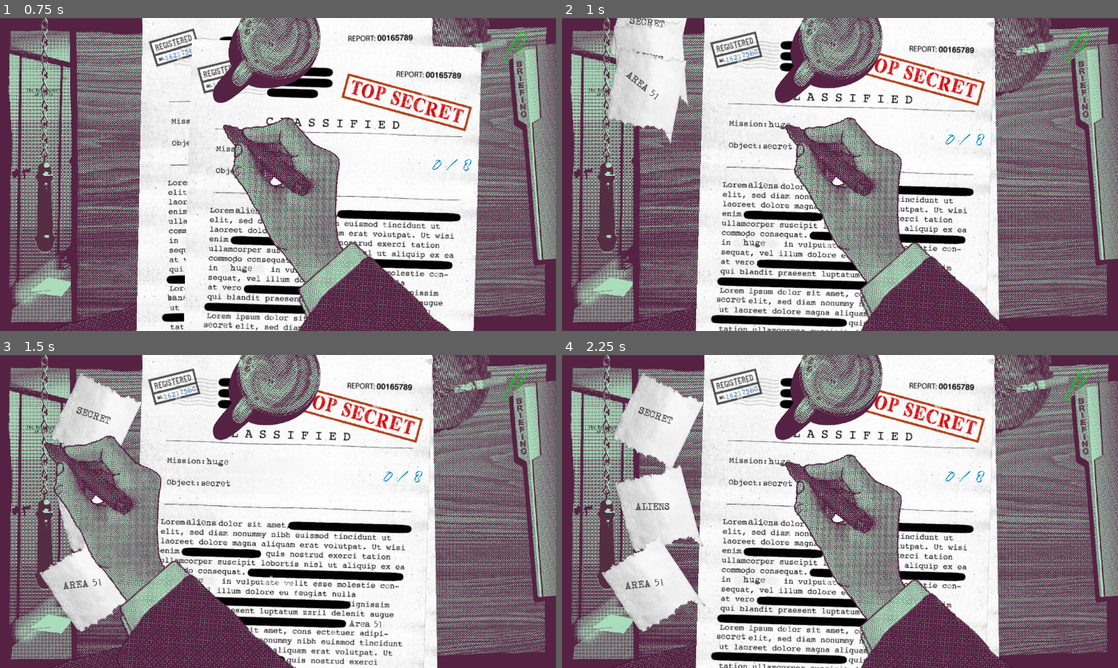
Above: before the commit, frames 1-4 (two rows, left to right).
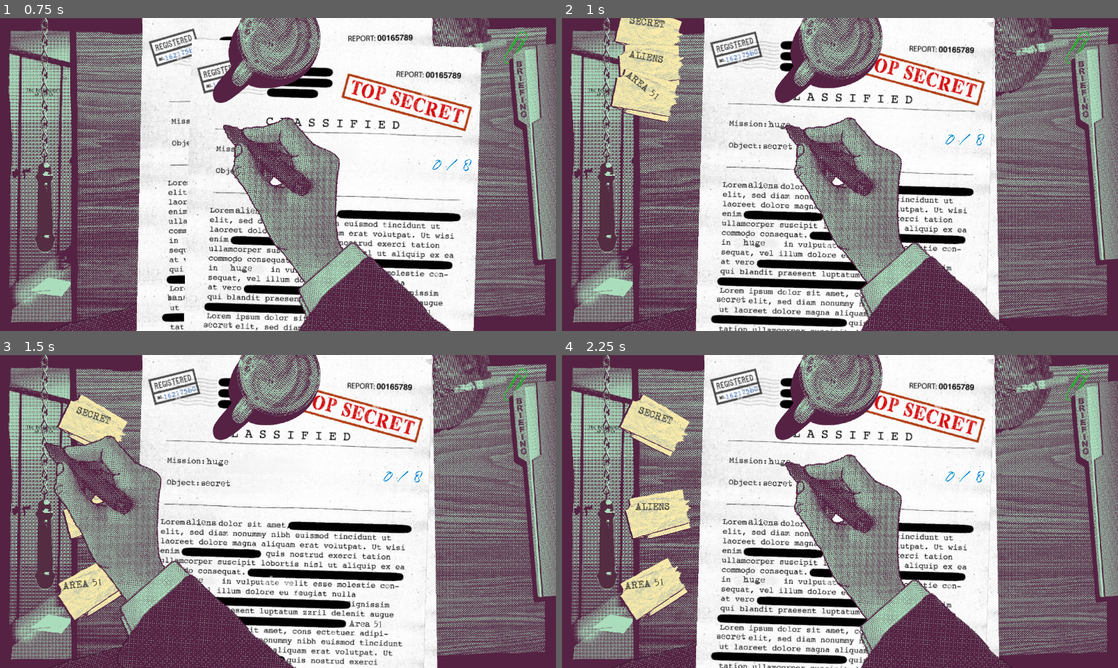
Above: after the commit, the same moments.

Repository: dx0ne/komiksjam2026
Game: Godot game, scene res://game.tscn
Two runs of this game, one before a commit and one after it. Both use one fixed random seed, a clock stepped at 60 frames per second and the inputs below.
Inputs (mouse positions are in pixels of both pictures, inside the frame that each line leads up to):
- Up to frame 1 (0.75 s): click (222, 124) at 0.52 s
- Up to frame 2 (1 s): no input
- Up to frame 3 (1.5 s): click (44, 442) at 1.25 s
- Up to frame 4 (2.25 s): click (784, 461) at 2.02 s

Frame 1 is identical in both runs. In frame 2, 4.3% of the frame differs, in the area x 8-23%, y 0-41%; in frame 3, 4.8%; in frame 4, 8.2%, in the area x 7-26%, y 5-89%.
Error in both runs: Out of bounds set index '-1' (on base: 'PackedColorArray') (res://lines.gd:34)

Commit message:
karteczki

Diff:
--- a/potty-secret/toilet_msg.tscn
+++ b/potty-secret/toilet_msg.tscn
@@ -1,8 +1,12 @@
 [gd_scene format=3 uid="uid://bo2ang8m6edru"]
 
-[ext_resource type="Texture2D" uid="uid://ddu3t08tmumlv" path="res://art/toilet_paper1.png" id="1_iroeo"]
 [ext_resource type="Script" uid="uid://cfljy3tlyfux0" path="res://toilet_msg.gd" id="1_sr2dh"]
+[ext_resource type="Texture2D" uid="uid://cfolem6iqi44f" path="res://art/Karteczka_01.png" id="2_3q7nb"]
+[ext_resource type="Texture2D" uid="uid://1k2wos1rull7" path="res://art/Karteczka_02.png" id="3_4a3vv"]
 [ext_resource type="FontFile" uid="uid://deslgs2gfga7" path="res://art/Mom«t___.ttf" id="3_sr2dh"]
+[ext_resource type="Texture2D" uid="uid://pedgl4e3l5vn" path="res://art/Karteczka_03.png" id="4_yka1r"]
+[ext_resource type="Texture2D" uid="uid://dutj00m734fhw" path="res://art/Karteczka_04.png" id="5_jck6c"]
+[ext_resource type="Texture2D" uid="uid://da4230ektywua" path="res://art/Karteczka_05.png" id="6_4v8kd"]
 
 [sub_resource type="LabelSettings" id="LabelSettings_6tctt"]
 font = ExtResource("3_sr2dh")
@@ -19,7 +23,27 @@
 [node name="ToiletPaper1" type="Sprite2D" parent="rot_node" unique_id=84428212]
 position = Vector2(13, 30)
 scale = Vector2(0.7374074, 0.69391096)
-texture = ExtResource("1_iroeo")
+texture = ExtResource("2_3q7nb")
+
+[node name="ToiletPaper2" type="Sprite2D" parent="rot_node" unique_id=1840567605]
+position = Vector2(13, 30)
+scale = Vector2(0.7374074, 0.69391096)
+texture = ExtResource("3_4a3vv")
+
+[node name="ToiletPaper3" type="Sprite2D" parent="rot_node" unique_id=1212455253]
+position = Vector2(13, 30)
+scale = Vector2(0.7374074, 0.69391096)
+texture = ExtResource("4_yka1r")
+
+[node name="ToiletPaper4" type="Sprite2D" parent="rot_node" unique_id=1727218948]
+position = Vector2(13, 30)
+scale = Vector2(0.7374074, 0.69391096)
+texture = ExtResource("5_jck6c")
+
+[node name="ToiletPaper5" type="Sprite2D" parent="rot_node" unique_id=2060906287]
+position = Vector2(13, 30)
+scale = Vector2(0.7374074, 0.69391096)
+texture = ExtResource("6_4v8kd")
 
 [node name="label_rot" type="Node2D" parent="rot_node" unique_id=1642747080]
 unique_name_in_owner = true
Binary file added: potty-secret/art/Karteczka_01.png
Not shown, added: potty-secret/art/Karteczka_01.png.import
Binary file added: potty-secret/art/Karteczka_02.png
Not shown, added: potty-secret/art/Karteczka_02.png.import
Binary file added: potty-secret/art/Karteczka_03.png
Not shown, added: potty-secret/art/Karteczka_03.png.import
Binary file added: potty-secret/art/Karteczka_04.png
Not shown, added: potty-secret/art/Karteczka_04.png.import
Binary file added: potty-secret/art/Karteczka_05.png
Not shown, added: potty-secret/art/Karteczka_05.png.import
